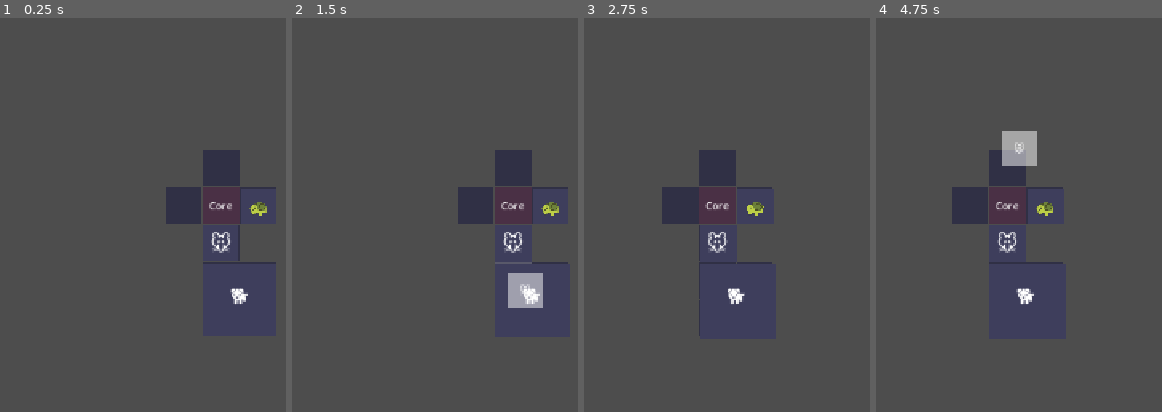
Above: before the commit, frames 1-4 (left to right).
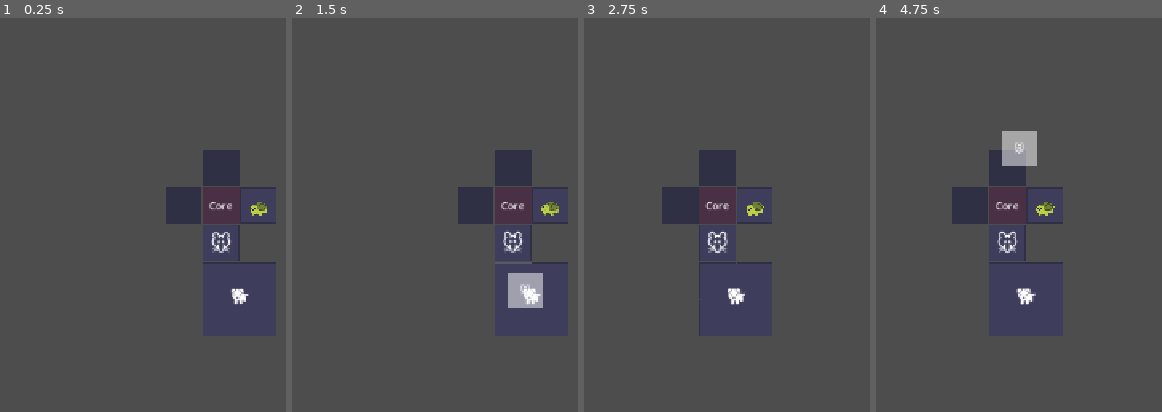
Above: after the commit, the same moments.

Repository: seekerzz/tower-html
Game: Godot game, scene res://src/Scenes/Tests/TestGridScene.tscn
The game is run twice, just before and just after one commit, with the same random seed, the same clock (stepped at 60 frames per second) and the same inputs. The project has no main scene, so this scene is started directly.
Inputs (mouse positions are in pixels of both pictures, inside the frame that each line leads up to):
- Up to frame 1 (0.25 s): no input
- Up to frame 2 (1.5 s): tap Enter at 0.5 s; drag from (512, 207) to (549, 317) at 0.52 s; tap Space at 1.25 s; drag from (512, 242) to (497, 333) at 1.27 s
- Up to frame 3 (2.75 s): move the mouse to (804, 167) at 2.02 s; hold Right (ui_right) from 2.03 s (still down); tap R at 2.1 s; click (804, 167) at 2.17 s
- Up to frame 4 (4.75 s): release Right (ui_right) at 2.75 s; drag from (1047, 207) to (881, 175) at 2.77 s; drag from (970, 207) to (1044, 317) at 3.52 s; tap Enter at 4.25 s; drag from (1007, 242) to (1001, 132) at 4.27 s

The runs differ from the first frame. In frame 1, 0.1% of the frame differs, in the area x 76-94%, y 46-73%; in frame 2, 0.1%; in frame 3, 0.2%, in the area x 43-63%, y 46-73%; in frame 4, 0.2%.

Commit message:
Fix friendly unit breathing animation and add enemy wobble
- Modified `src/Scripts/Unit.gd`:
    - Changed `visual_node` target from `$ColorRect` to `$Label` for breathe and attack animations.
    - Updated `update_visuals` to set `$Label.pivot_offset` to center for correct scaling.
    - Adjusted `play_attack_anim` to lunge the Label while keeping the background static.
- Modified `src/Scripts/Enemy.gd`:
    - Added `wobble_scale` calculation in `_process` using sine waves.
    - Applied `wobble_scale` to `$Label` scale.
    - Used `draw_set_transform` in `_draw` to apply wobble to the drawn circle and HP bar.
    - Added `queue_redraw()` call in `_process` to update the wobble every frame.

Diff:
--- a/src/Scripts/Enemy.gd
+++ b/src/Scripts/Enemy.gd
@@ -16,6 +16,7 @@
 
 var bypass_dest = null
 var bypass_wall = null
+var wobble_scale = Vector2.ONE
 
 func _ready():
 	raycast = RayCast2D.new()
@@ -37,11 +38,22 @@
 
 func update_visuals():
 	$Label.text = enemy_data.icon
-	# Draw background circle via script or node? Node is easier.
-	# We can use a custom draw in a Node2D child or just a Sprite.
+	# Ensure label is centered and pivot is set for correct scaling
+	$Label.horizontal_alignment = HORIZONTAL_ALIGNMENT_CENTER
+	$Label.vertical_alignment = VERTICAL_ALIGNMENT_CENTER
+	# Label size is not explicitly set here, relying on default or scene.
+	# Assuming Label is centered on (0,0) via position or anchors.
+	# If Label is centered:
+	if $Label.size.x == 0:
+		$Label.size = Vector2(40, 40) # Estimate
+		$Label.position = -$Label.size / 2
+	$Label.pivot_offset = $Label.size / 2
+
 	queue_redraw()
 
 func _draw():
+	draw_set_transform(Vector2.ZERO, 0.0, wobble_scale)
+
 	# Draw Enemy Circle
 	var color = enemy_data.color
 	if hit_flash_timer > 0:
@@ -58,6 +70,17 @@
 
 func _process(delta):
 	if !GameManager.is_wave_active: return
+
+	# Wobble Effect
+	var time = Time.get_ticks_msec() * 0.005
+	var scale_x = 1.0 + sin(time) * 0.1
+	var scale_y = 1.0 + cos(time) * 0.1
+	wobble_scale = Vector2(scale_x, scale_y)
+
+	if has_node("Label"):
+		$Label.scale = wobble_scale
+
+	queue_redraw()
 
 	if hit_flash_timer > 0:
 		hit_flash_timer -= delta
--- a/src/Scripts/Unit.gd
+++ b/src/Scripts/Unit.gd
@@ -127,6 +127,7 @@
 		if has_node("Label"):
 			$Label.position = $ColorRect.position
 			$Label.size = $ColorRect.size
+			$Label.pivot_offset = $Label.size / 2
 
 	if level > 1:
 		if has_node("StarLabel"):
@@ -213,7 +214,7 @@
 var breathe_tween: Tween = null
 
 func start_breathe_anim():
-	visual_node = get_node_or_null("ColorRect")
+	visual_node = get_node_or_null("Label")
 	if !visual_node: return
 
 	if breathe_tween: breathe_tween.kill()
@@ -223,7 +224,7 @@
 	breathe_tween.tween_property(visual_node, "scale", Vector2(1.0, 1.0), 1.0).set_trans(Tween.TRANS_SINE)
 
 func play_attack_anim(attack_type: String, target_pos: Vector2):
-	if !visual_node: visual_node = get_node_or_null("ColorRect")
+	if !visual_node: visual_node = get_node_or_null("Label")
 	if !visual_node: return
 
 	if breathe_tween: breathe_tween.kill()
@@ -233,9 +234,11 @@
 	if attack_type == "melee":
 		# Lunge
 		var dir = (target_pos - global_position).normalized()
-		var original_pos = -(visual_node.size / 2) # ColorRect is centered by position offset in update_visuals
-		# Wait, update_visuals sets $ColorRect.position = -($ColorRect.size / 2)
-		# So original_pos should be that.
+		var original_pos = -(visual_node.size / 2)
+
+		# Ensure original position is correct
+		if has_node("ColorRect"):
+			original_pos = $ColorRect.position
 
 		var lunge_pos = original_pos + dir * 15.0
 
